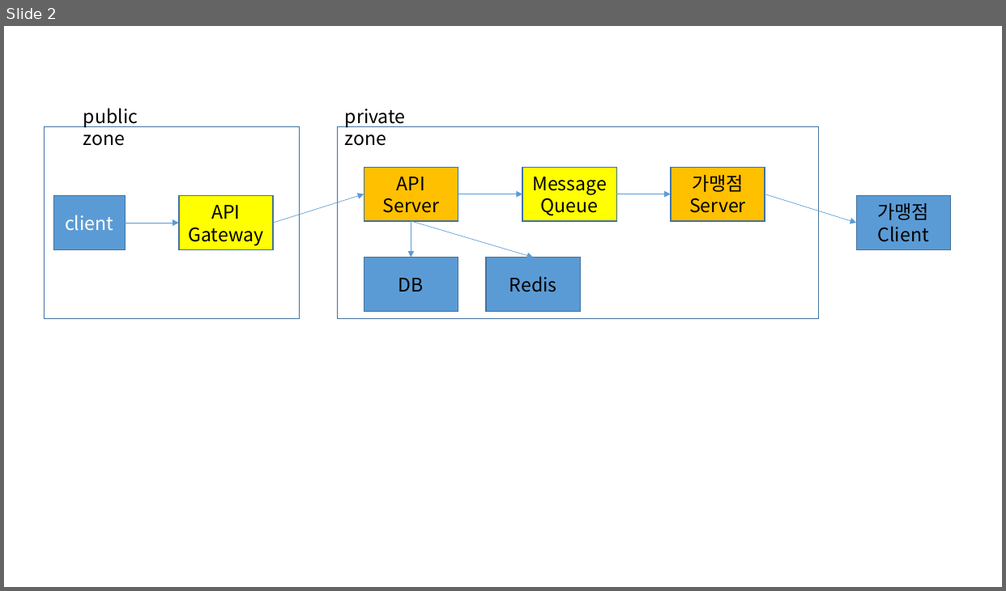
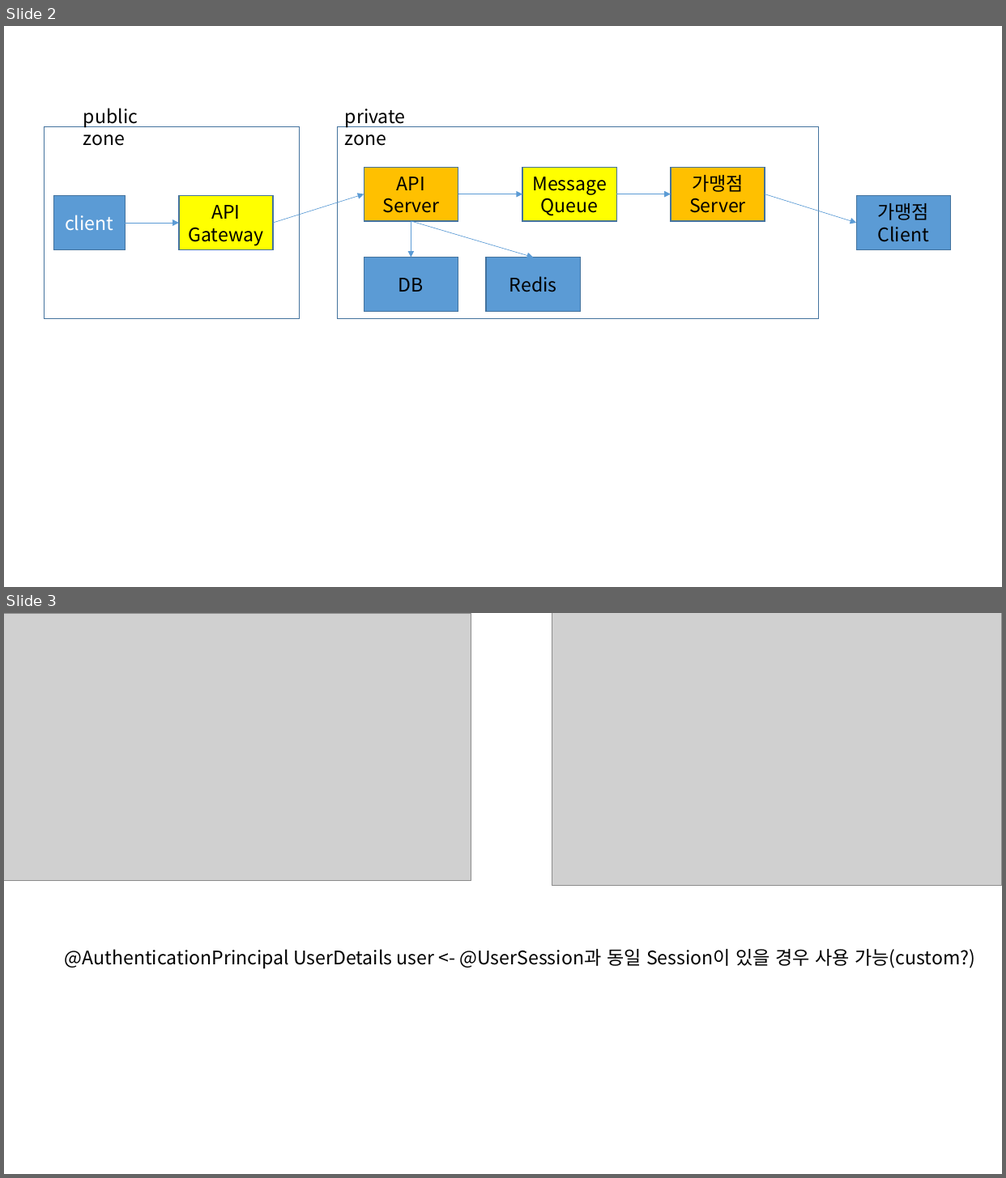
Before and after one commit to Goo-hyunwoo/delivery-service, a slide deck: Spring Security.pptx. Shown one above the other, each under a label of ours: slide 2 before the commit, slides 2 and 3 after it. The pictures are 1006x591 and 1006x1178 pixels, drawn with LibreOffice and Linux fonts; fonts in the diff are those of the drawing; grey boxes stand for pictures. Boxes give left, top, right and bottom in pixels: in the first picture for what was removed or moved away, otherwise in the second. Text is boxed around its words. In the diff, an @@ line names an element or a change of style, - is before the commit and + after.

```diff
--- a/Spring Security.pptx
+++ b/Spring Security.pptx
@@ slide 3 added at [4, 613, 1002, 1174], background #FFFFFF @@
@@ picture added at [4, 613, 471, 881] @@
@@ picture added at [552, 613, 1002, 885] @@
@@ text added at [65, 949, 975, 969], 18 pt, text #000000 @@
+@AuthenticationPrincipal UserDetails user <- @UserSession과 동일 Session이 있을 경우 사용 가능(custom?)
```
Also in this commit, not shown: 1 slide removed, 1 other file.
